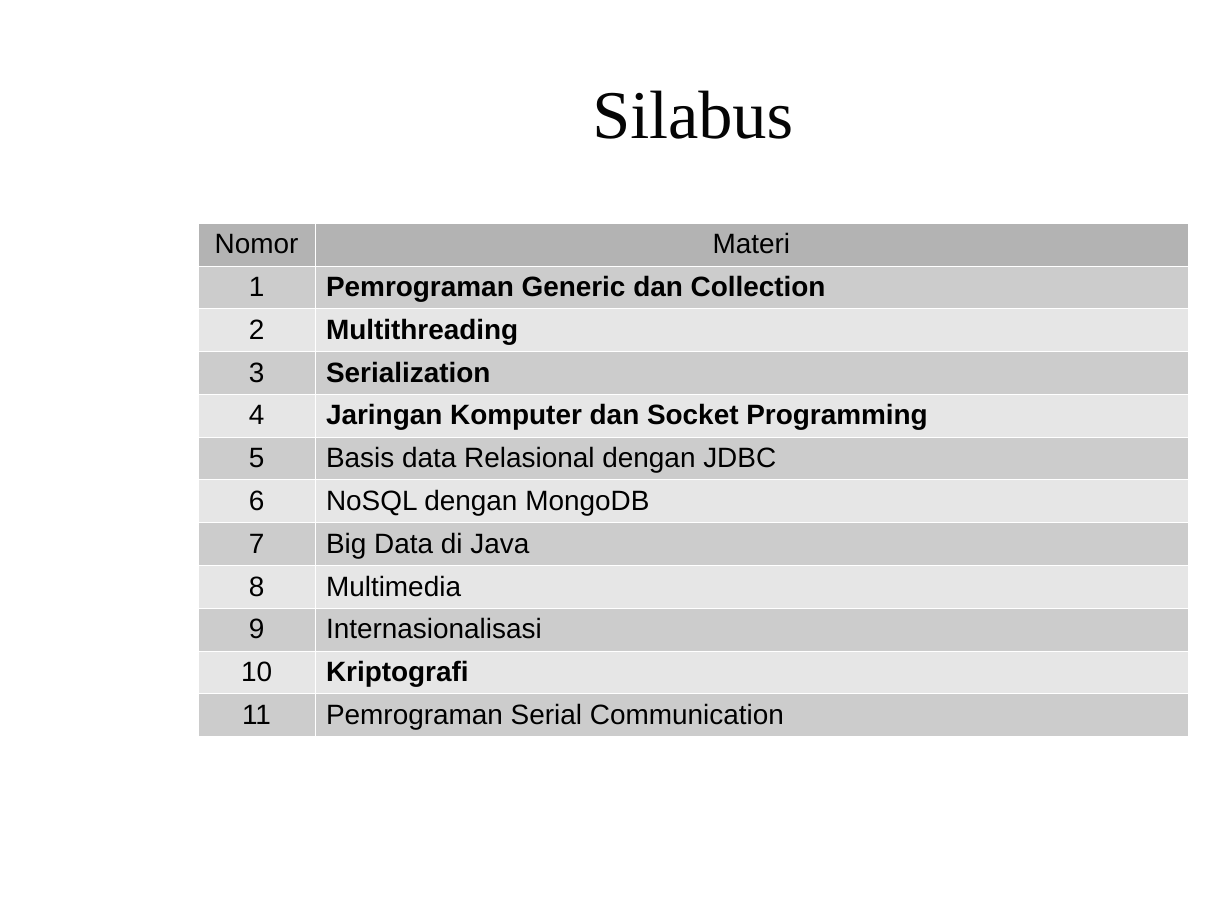
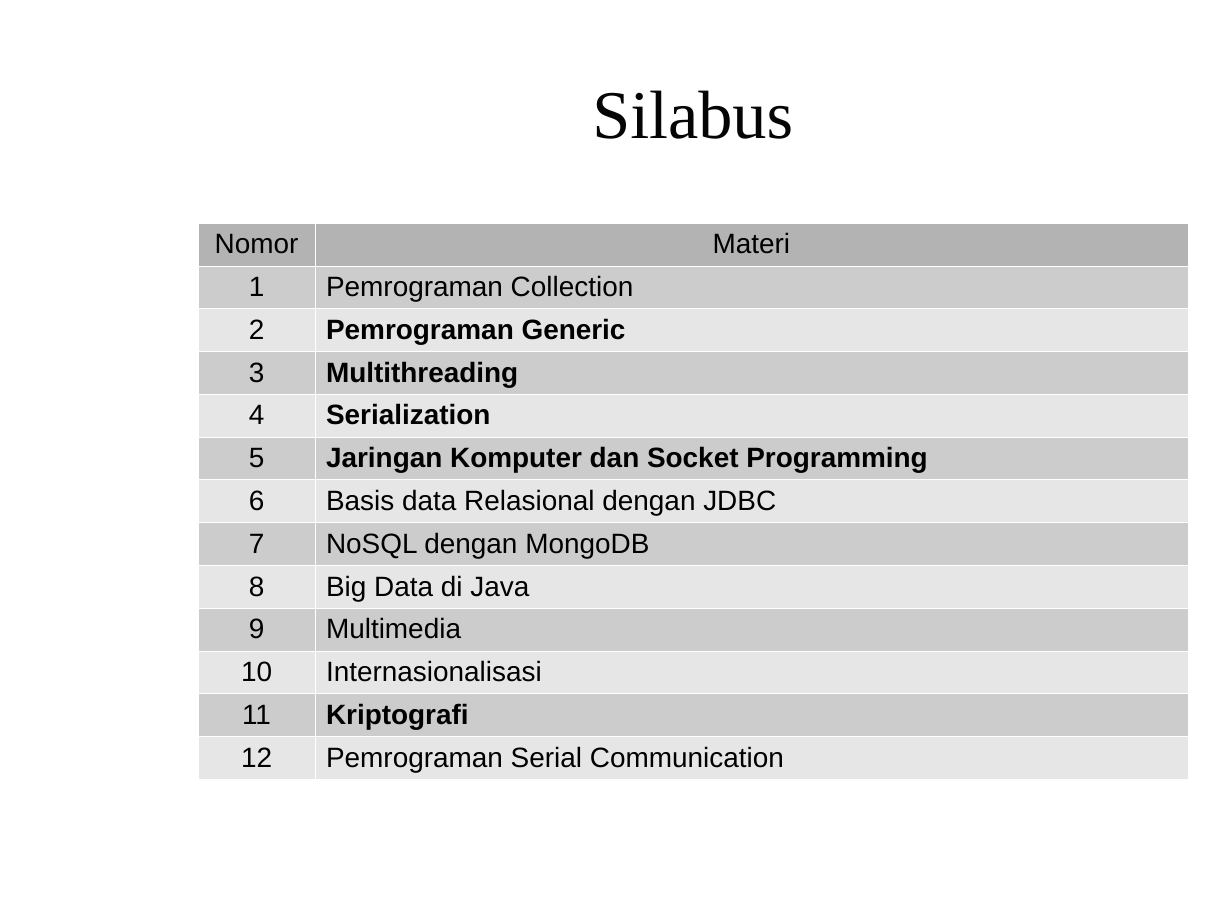
Before and after one commit to Dickyfathur7/pemrograman-komputer-2, a slide deck: slide 6 of PENGANTAR.odp. Drawn at 1232x924 pixels with LibreOffice and Linux fonts; fonts in the diff are those of the drawing; background and template pictures are left out. Boxes give left, top, right and bottom in pixels: in the first picture for what was removed or moved away, otherwise in the second. Text is boxed around its words. In the diff, an @@ line names an element or a change of style, - is before the commit and + after.

Commit message:
update pengantar mata kuliah

```diff
--- a/PENGANTAR.odp
+++ b/PENGANTAR.odp
@@ table at (198,222,1188,776) @@
-row 2: 1 | Pemrograman Generic dan Collection
-row 3: 2 | Multithreading
-row 4: 3 | Serialization
-row 5: 4 | Jaringan Komputer dan Socket Programming
-row 6: 5 | Basis data Relasional dengan JDBC
-row 7: 6 | NoSQL dengan MongoDB
-row 8: 7 | Big Data di Java
-row 9: 8 | Multimedia
-row 10: 9 | Internasionalisasi
-row 11: 10 | Kriptografi
-row 12: 11 | Pemrograman Serial Communication
+row 2: 1 | Pemrograman Collection
+row 3: 2 | Pemrograman Generic
+row 4: 3 | Multithreading
+row 5: 4 | Serialization
+row 6: 5 | Jaringan Komputer dan Socket Programming
+row 7: 6 | Basis data Relasional dengan JDBC
+row 8: 7 | NoSQL dengan MongoDB
+row 9: 8 | Big Data di Java
+row 10: 9 | Multimedia
+row 11: 10 | Internasionalisasi
+row 12: 11 | Kriptografi
+row 13: 12 | Pemrograman Serial Communication
```
